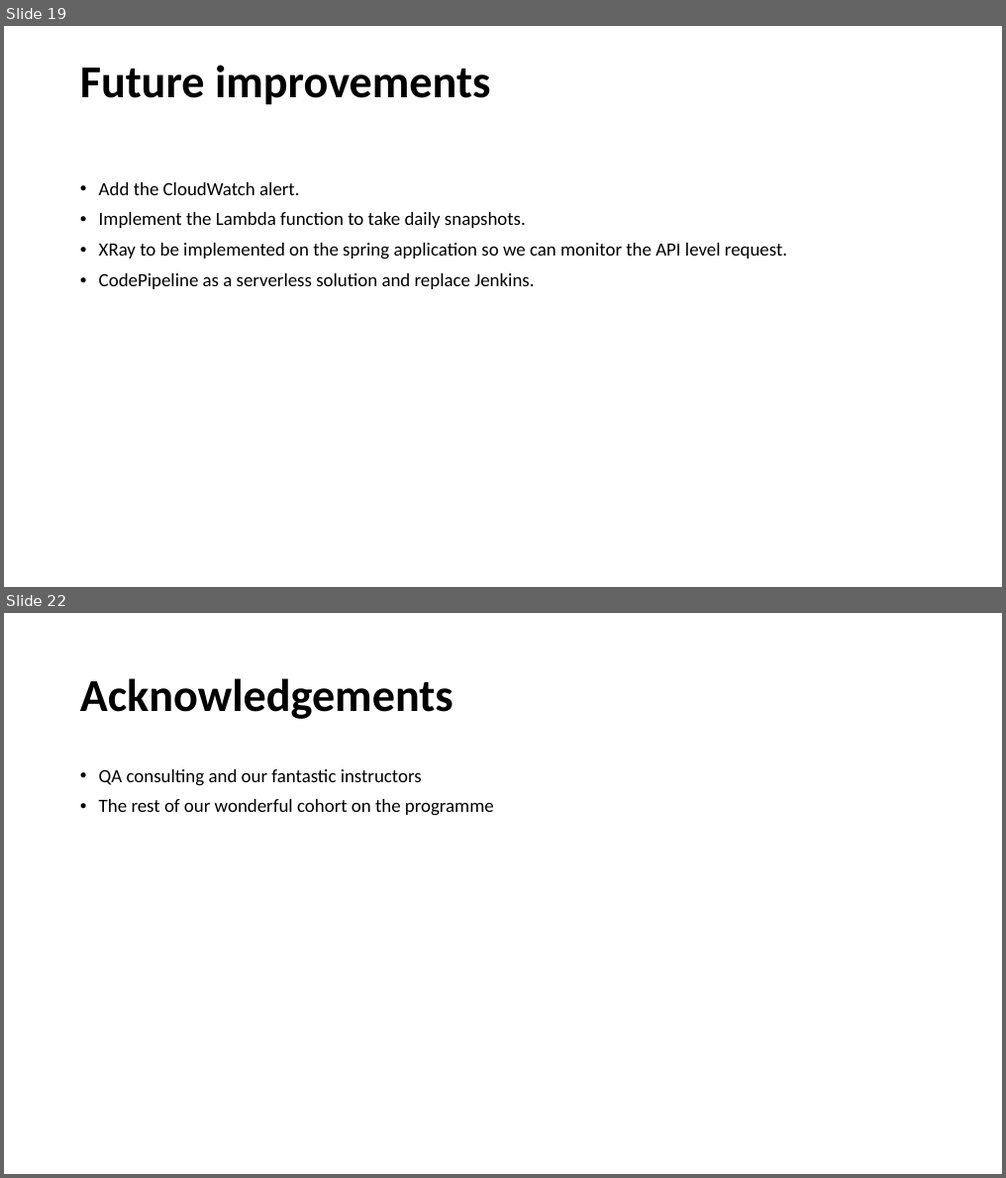
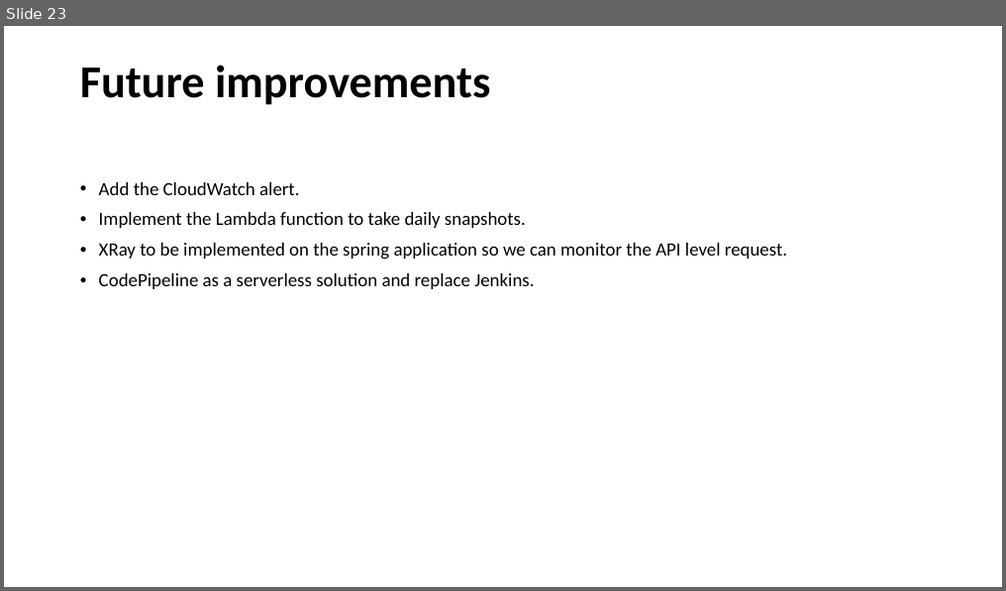
Before and after one commit to Shana12345/QAC-group-project, a slide deck: documentation/Group presentation.pptx. Shown one above the other, each under a label of ours: slides 19 and 22 before the commit, slide 23 after it; the slides between them are not shown. The pictures are 1006x1178 and 1006x591 pixels, drawn with LibreOffice and Linux fonts; fonts in the diff are those of the drawing. Boxes give left, top, right and bottom in pixels: in the first picture for what was removed or moved away, otherwise in the second. Text is boxed around its words. In the diff, an @@ line names an element or a change of style, - is before the commit and + after.

```diff
--- a/documentation/Group presentation.pptx
+++ b/documentation/Group presentation.pptx
@@ slide 22 removed at box(4, 613, 1002, 1174), background #FFFFFF @@
@@ title removed at box(80, 678, 453, 719) @@
-Acknowledgements
@@ text removed at box(99, 769, 494, 816) @@
-• QA consulting and our fantastic instructors
-• The rest of our wonderful cohort on the programme
@@ what was slide 19 is now slide 23 @@
```
Also in this commit, not shown: 1 slide changed, 6 slides added, 2 other slides removed, 1 other file.
